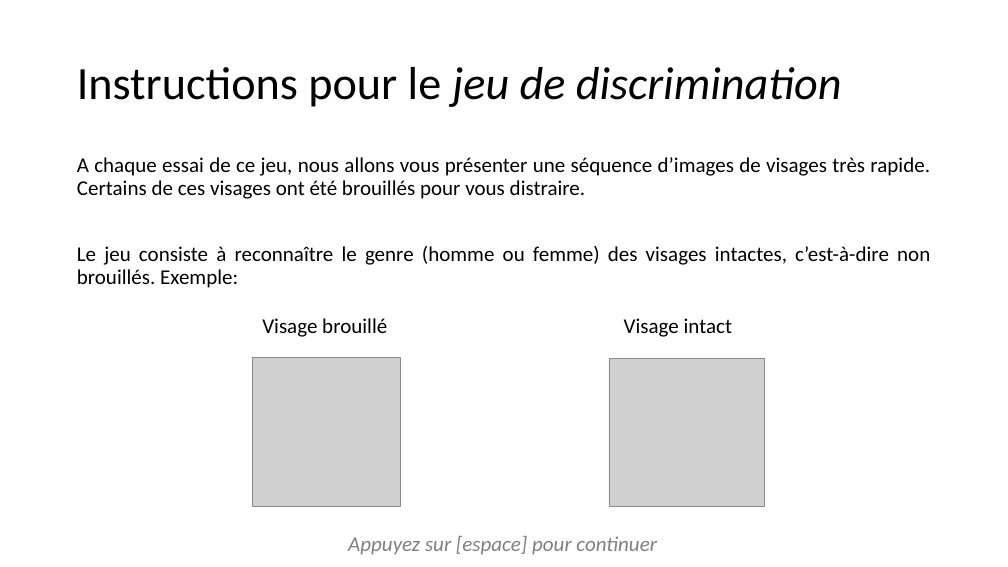
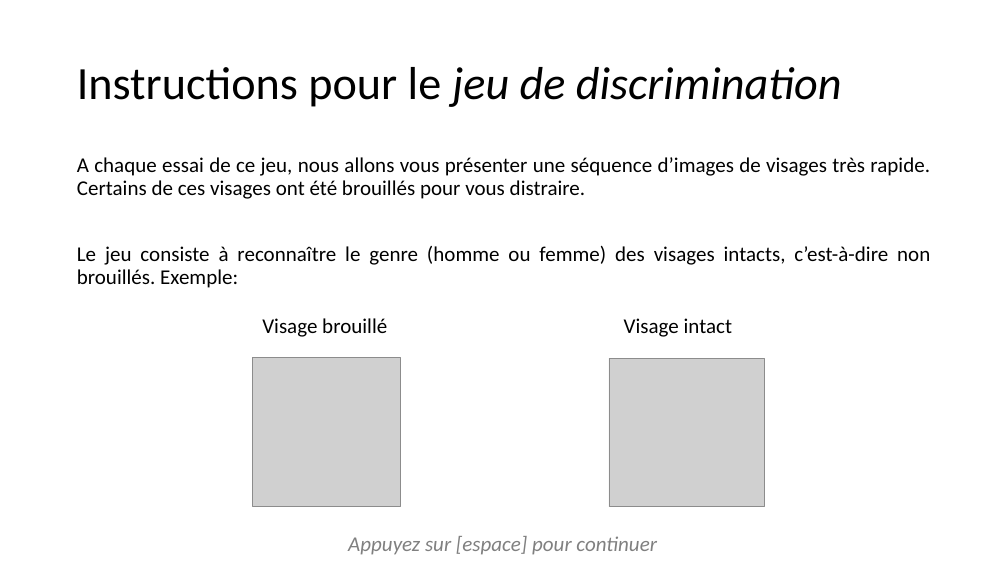
Before and after one commit to jusporrer/Emotion_regulation, a slide deck: slide 6 of instructions/instructionsDiapo.pptx. Drawn at 1008x567 pixels with LibreOffice and Linux fonts; fonts in the diff are those of the drawing; grey boxes stand for pictures. Boxes give left, top, right and bottom in pixels: in the first picture for what was removed or moved away, otherwise in the second. Text is boxed around its words. In the diff, an @@ line names an element or a change of style, - is before the commit and + after.

Commit message:
improved ethic

```diff
--- a/instructions/instructionsDiapo.pptx
+++ b/instructions/instructionsDiapo.pptx
@@ text at (77, 246, 930, 288): text changed @@
-Le jeu consiste à reconnaître le genre (homme ou femme) des visages intactes, c’est-à-dire non brouillés. Exemple:
+Le jeu consiste à reconnaître le genre (homme ou femme) des visages intacts, c’est-à-dire non brouillés. Exemple:
```
